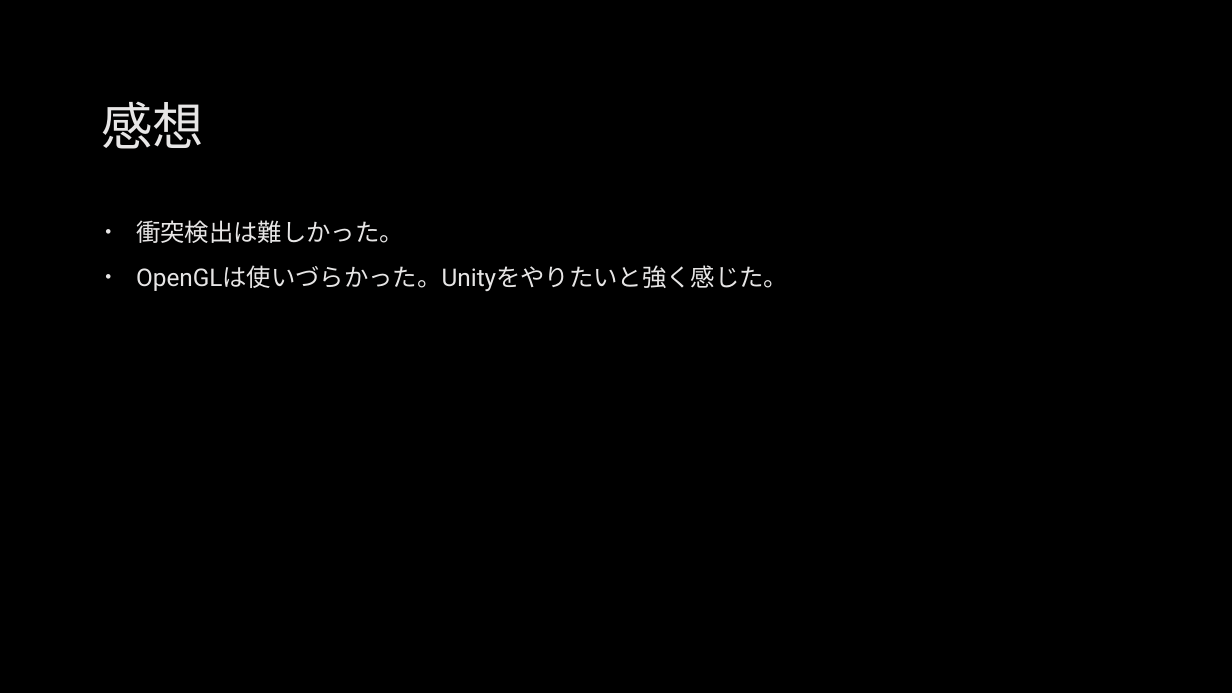
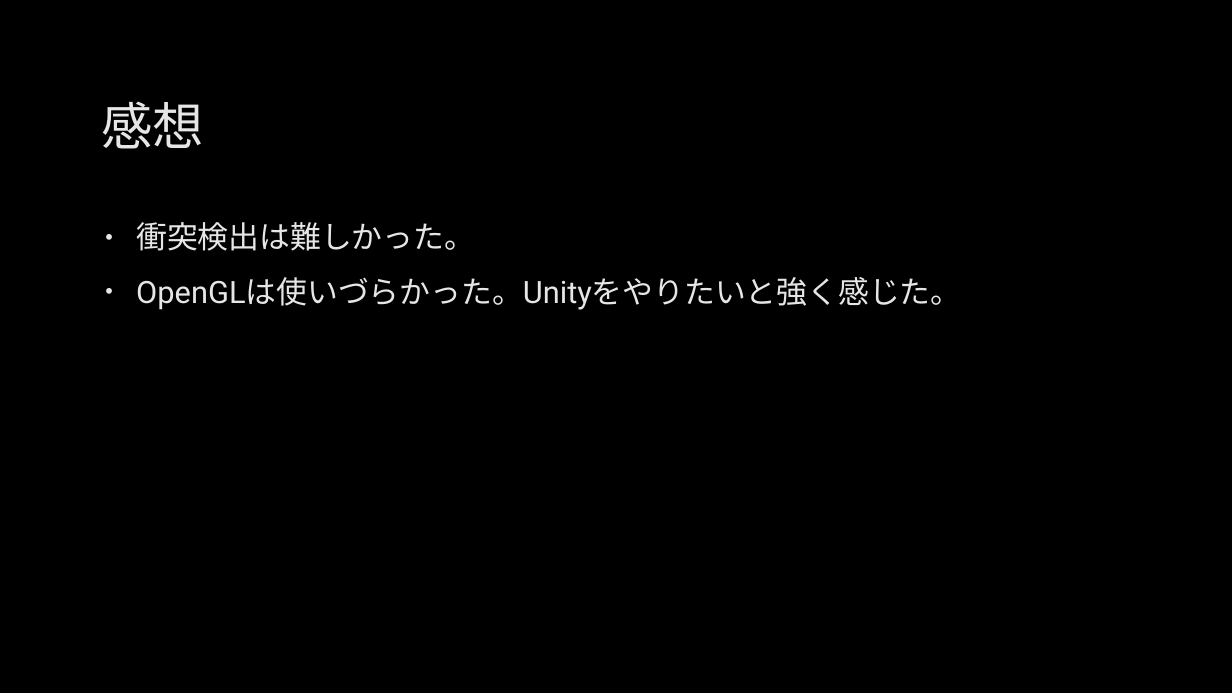
Before and after one commit to hamukawa0406/CG, a slide deck: slide 7 of freeProduction.pptx (slide 8 before the commit). Drawn at 1232x693 pixels with LibreOffice and Linux fonts; fonts in the diff are those of the drawing; background and template pictures are left out. Boxes give left, top, right and bottom in pixels: in the first picture for what was removed or moved away, otherwise in the second. Text is boxed around its words. In the diff, an @@ line names an element or a change of style, - is before the commit and + after.

```diff
--- a/freeProduction.pptx
+++ b/freeProduction.pptx
@@ text "衝突検出は難しかった。" at [136, 222, 961, 310]: size 19 to 24 pt; more space between paragraphs @@
```
Also in this commit, not shown: 2 other slides changed, 3 slides added, 4 slides removed, 20 other files.
